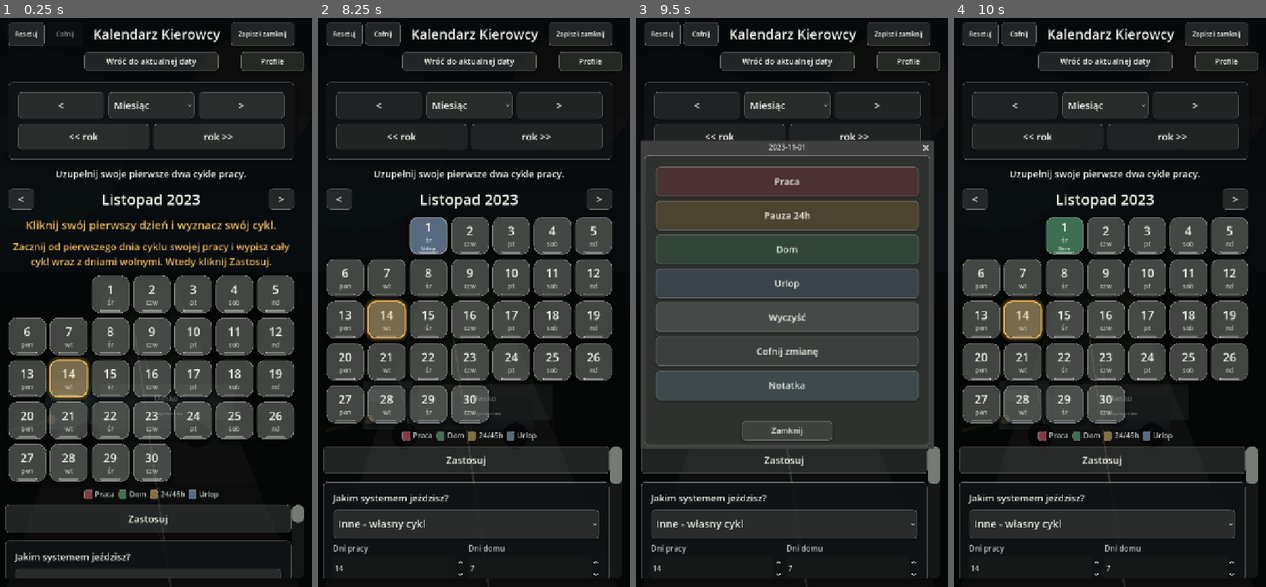
Above: before the commit, frames 1-4 (left to right).
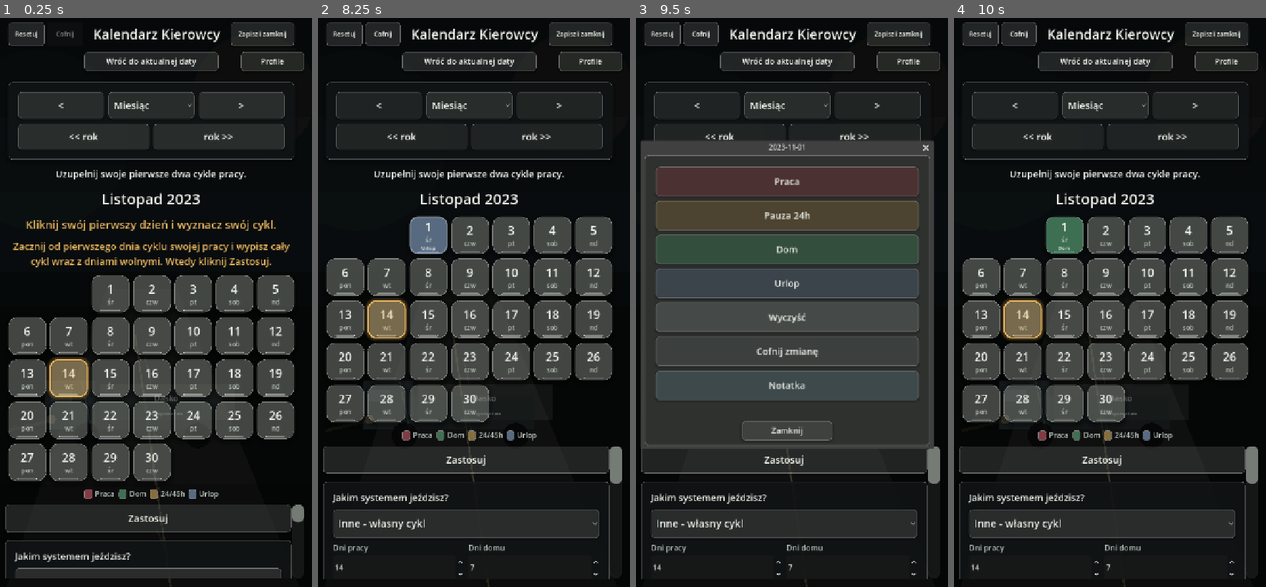
Above: after the commit, the same moments.

Repository: ElKlient/IDOL-Genesis
Game: Godot game, scene res://scenes/main.tscn
Two runs of this game, one before a commit and one after it. Both use one fixed random seed, a clock stepped at 60 frames per second and the inputs below.
Inputs (mouse positions are in pixels of both pictures, inside the frame that each line leads up to):
- Up to frame 1 (0.25 s): no input
- Up to frame 2 (8.25 s): click "Zapisz i zamknij" at 0.5 s; click "Cofnij" at 1.25 s; click "<" at 2 s; click "Miesiąc" at 2.75 s; click ">" at 3.5 s; click "<< rok" at 4.25 s; click "rok >>" at 5 s; click "<" at 5.75 s; click (427, 291) at 6.52 s; click ">" at 7.25 s; click (470, 291) at 8.02 s
- Up to frame 3 (9.5 s): click (745, 234) at 8.77 s
- Up to frame 4 (10 s): click (1106, 234) at 9.52 s

The runs differ from the first frame. In frame 1, 5.2% of the frame differs, in the area x 1-98%, y 29-98%; in frame 2, 4.8%; in frame 3, 1.3%; in frame 4, 4.8%.

Commit message:
Put touch shield over calendar grid

Diff:
--- a/scripts/main.gd
+++ b/scripts/main.gd
@@ -130,6 +130,7 @@
 var selected_note_key: String = ""
 var work_start_unix: int = 0
 var work_end_unix: int = 0
+var day_touch_targets: Array[Dictionary] = []
 var scroll_safe_buttons: Array[BaseButton] = []
 var navigation_buttons: Array[BaseButton] = []
 var weekly_rest_previous_pressed := true
@@ -153,6 +154,7 @@
 var touch_drag_total := Vector2.ZERO
 var touch_tracking_active := false
 var touch_drag_cancelled := false
+var touch_drag_block_generation := 0
 var last_drag_release_msec := -10000
 var navigation_action_unlock_msec := -10000
 var navigation_blocked_until_msec := -10000
@@ -160,6 +162,9 @@
 var confirmed_calendar_year: int = 0
 var confirmed_calendar_month: int = 0
 var calendar_page_guard_ready := false
+var shield_touch_start_position := Vector2.ZERO
+var shield_touch_tracking := false
+var shield_touch_dragged := false
 
 
 func _ready() -> void:
@@ -211,6 +216,7 @@
 
 func _process(_delta: float) -> void:
 	_lock_horizontal_scroll()
+	_sync_calendar_touch_shield()
 	_restore_unapproved_calendar_page()
 
 
@@ -718,7 +724,6 @@
 
 func _add_calendar_touch_shield() -> void:
 	calendar_touch_shield = Control.new()
-	calendar_touch_shield.set_anchors_preset(Control.PRESET_FULL_RECT)
 	calendar_touch_shield.mouse_filter = Control.MOUSE_FILTER_STOP
 	calendar_touch_shield.z_index = 38
 	calendar_touch_shield.visible = false
@@ -727,12 +732,127 @@
 
 
 func _handle_calendar_touch_shield_input(event: InputEvent) -> void:
-	_track_scroll_touch(event)
-	if _event_is_drag_motion(event):
+	var position := _calendar_touch_event_position(event)
+
+	if event is InputEventScreenTouch:
+		var touch := event as InputEventScreenTouch
+		if touch.pressed:
+			_begin_calendar_shield_touch(position)
+		else:
+			_finish_calendar_shield_touch(position)
+	elif event is InputEventMouseButton:
+		var mouse_button := event as InputEventMouseButton
+		if mouse_button.button_index == MOUSE_BUTTON_LEFT:
+			if mouse_button.pressed:
+				_begin_calendar_shield_touch(position)
+			else:
+				_finish_calendar_shield_touch(position)
+	elif _event_is_drag_motion(event):
+		_mark_calendar_shield_drag(position)
+
+	if shield_touch_dragged:
 		_block_touch_drag_actions()
 	_lock_horizontal_scroll_deferred()
 	accept_event()
 	get_viewport().set_input_as_handled()
+
+
+func _calendar_touch_event_position(event: InputEvent) -> Vector2:
+	var position := Vector2.ZERO
+	if event is InputEventScreenTouch:
+		position = (event as InputEventScreenTouch).position
+	elif event is InputEventScreenDrag:
+		position = (event as InputEventScreenDrag).position
+	elif event is InputEventMouseButton:
+		position = (event as InputEventMouseButton).position
+	elif event is InputEventMouseMotion:
+		position = (event as InputEventMouseMotion).position
+	elif event is InputEventPanGesture:
+		position = (event as InputEventPanGesture).position
+
+	if calendar_touch_shield == null:
+		return position
+
+	if calendar_touch_shield.get_global_rect().has_point(position):
+		return position
+
+	return calendar_touch_shield.get_global_transform_with_canvas() * position
+
+
+func _begin_calendar_shield_touch(position: Vector2) -> void:
+	shield_touch_start_position = position
+	shield_touch_tracking = true
+	shield_touch_dragged = false
+
+
+func _mark_calendar_shield_drag(position: Vector2) -> void:
+	if not shield_touch_tracking:
+		shield_touch_dragged = true
+		return
+
+	if shield_touch_start_position.distance_to(position) > TOUCH_DRAG_CANCEL_DISTANCE:
+		shield_touch_dragged = true
+
+
+func _finish_calendar_shield_touch(position: Vector2) -> void:
+	var was_dragged := shield_touch_dragged
+	if shield_touch_tracking and shield_touch_start_position.distance_to(position) > TOUCH_DRAG_CANCEL_DISTANCE:
+		was_dragged = true
+
+	shield_touch_tracking = false
+	shield_touch_dragged = false
+
+	if was_dragged or calendar_only_mode:
+		_block_touch_drag_actions()
+		return
+
+	var target := _calendar_day_at_position(position)
+	if target.is_empty():
+		return
+
+	_open_day_actions(int(target["year"]), int(target["month"]), int(target["day"]))
+
+
+func _sync_calendar_touch_shield() -> void:
+	if calendar_touch_shield == null:
+		return
+	if months_box == null or not is_instance_valid(months_box):
+		calendar_touch_shield.visible = false
+		return
+	if calendar_root == null or not is_instance_valid(calendar_root) or not calendar_root.visible:
+		calendar_touch_shield.visible = false
+		return
+
+	var rect := months_box.get_global_rect()
+	if rect.size.x <= 1.0 or rect.size.y <= 1.0:
+		calendar_touch_shield.visible = false
+		return
+
+	calendar_touch_shield.position = rect.position
+	calendar_touch_shield.size = rect.size
+	calendar_touch_shield.visible = true
+
+
+func _register_day_touch_target(button: Button, year: int, month: int, day: int) -> void:
+	day_touch_targets.append({
+		"button": button,
+		"year": year,
+		"month": month,
+		"day": day,
+	})
+
+
+func _calendar_day_at_position(position: Vector2) -> Dictionary:
+	for index in range(day_touch_targets.size() - 1, -1, -1):
+		var target := day_touch_targets[index]
+		var button = target.get("button", null)
+		if not (button is Button) or not is_instance_valid(button):
+			day_touch_targets.remove_at(index)
+			continue
+		if button.visible and button.get_global_rect().has_point(position):
+			return target
+
+	return {}
 
 
 func _build_profile_panel() -> PanelContainer:
@@ -1105,8 +1225,7 @@
 		summary_label.visible = not saved and not calendar_only_mode
 	if legend_bar != null:
 		legend_bar.visible = not saved and not calendar_only_mode
-	if calendar_touch_shield != null:
-		calendar_touch_shield.visible = calendar_only_mode
+	_sync_calendar_touch_shield()
 	if settings_toggle_button != null:
 		settings_toggle_button.visible = not saved and not calendar_only_mode
 	if settings_panel != null and (saved or calendar_only_mode):
@@ -1836,6 +1955,7 @@
 		return
 
 	_refresh_today_day_index()
+	day_touch_targets.clear()
 
 	for child in months_box.get_children():
 		child.queue_free()
@@ -1862,6 +1982,7 @@
 	if month_count == 12:
 		months_box.add_child(_make_year_overview_section(current_year))
 		_lock_horizontal_scroll_deferred()
+		call_deferred("_sync_calendar_touch_shield")
 		return
 
 	var year := current_year
@@ -1873,6 +1994,7 @@
 			month = 1
 			year += 1
 	_lock_horizontal_scroll_deferred()
+	call_deferred("_sync_calendar_touch_shield")
 
 
 func _make_month_section(year: int, month: int) -> VBoxContainer:
@@ -1881,12 +2003,9 @@
 	section.add_theme_constant_override("separation", 16)
 	_prepare_calendar_drag_blocker(section)
 
-	if year == current_year and month == current_month and not calendar_only_mode:
-		section.add_child(_make_month_title_row(year, month))
-	else:
-		var title := _make_label("%s %d" % [MONTH_NAMES[month - 1], year], 33 if _range_months() == 1 else 28, COLOR_TEXT)
-		title.horizontal_alignment = HORIZONTAL_ALIGNMENT_CENTER
-		section.add_child(title)
+	var title := _make_label("%s %d" % [MONTH_NAMES[month - 1], year], 33 if _range_months() == 1 else 28, COLOR_TEXT)
+	title.horizontal_alignment = HORIZONTAL_ALIGNMENT_CENTER
+	section.add_child(title)
 
 	if year == current_year and month == current_month and _should_show_first_cycle_hint():
 		var hint := _make_label("Kliknij swój pierwszy dzień i wyznacz swój cykl.", 25, COLOR_TODAY)
@@ -1919,28 +2038,6 @@
 		grid.add_child(_make_day_cell(year, month, day, day_index, state, day_index == today_day_index))
 
 	return section
-
-
-func _make_month_title_row(year: int, month: int) -> HBoxContainer:
-	var row := HBoxContainer.new()
-	row.size_flags_horizontal = Control.SIZE_EXPAND_FILL
-	row.add_theme_constant_override("separation", 8)
-	_prepare_calendar_drag_blocker(row)
-
-	var previous_button := _make_month_title_button("<")
-	_connect_navigation_tap(previous_button, Callable(self, "_on_previous_month"))
-	row.add_child(previous_button)
-
-	var title := _make_label("%s %d" % [MONTH_NAMES[month - 1], year], 33 if _range_months() == 1 else 28, COLOR_TEXT)
-	title.size_flags_horizontal = Control.SIZE_EXPAND_FILL
-	title.horizontal_alignment = HORIZONTAL_ALIGNMENT_CENTER
-	row.add_child(title)
-
-	var next_button := _make_month_title_button(">")
-	_connect_navigation_tap(next_button, Callable(self, "_on_next_month"))
-	row.add_child(next_button)
-
-	return row
 
 
 func _make_year_overview_section(year: int) -> VBoxContainer:
@@ -2036,6 +2133,7 @@
 	_fill_day_tile(button, day, day_index, state, notes.has(key), is_today)
 	_connect_tap(button, Callable(self, "_open_day_actions").bind(year, month, day))
 	_prepare_calendar_drag_blocker(button)
+	_register_day_touch_target(button, year, month, day)
 	return button
 
 
@@ -2669,15 +2767,6 @@
 	return button
 
 
-func _make_month_title_button(text: String) -> Button:
-	var button := Button.new()
-	button.text = text
-	_prepare_control(button, 22, 46)
-	button.custom_minimum_size.x = 58
-	button.size_flags_horizontal = Control.SIZE_SHRINK_CENTER
-	return button
-
-
 func _action_button(text: String, accent: Color = COLOR_TILE_EMPTY) -> Button:
 	var button := Button.new()
 	button.text = text
@@ -2797,6 +2886,7 @@
 			button.set_meta("nav_tap_dragged", false)
 			button.set_meta("nav_tap_scroll_start", _main_scroll_vertical())
 			button.set_meta("nav_tap_start_msec", int(Time.get_ticks_msec()))
+			button.set_meta("nav_tap_generation", touch_drag_block_generation)
 		else:
 			_activate_navigation_button_if_clean_tap(button, action, touch.position)
 	elif event is InputEventScreenDrag:
@@ -2811,6 +2901,7 @@
 			button.set_meta("nav_tap_dragged", false)
 			button.set_meta("nav_tap_scroll_start", _main_scroll_vertical())
 			button.set_meta("nav_tap_start_msec", int(Time.get_ticks_msec()))
+			button.set_meta("nav_tap_generation", touch_drag_block_generation)
 		else:
 			_activate_navigation_button_if_clean_tap(button, action, mouse_button.position)
 	elif event is InputEventMouseMotion:
@@ -2846,9 +2937,10 @@
 	var scroll_moved := absf(_main_scroll_vertical() - scroll_start) > 1.0
 	var start_msec := int(button.get_meta("nav_tap_start_msec", int(Time.get_ticks_msec())))
 	var tap_timed_out := int(Time.get_ticks_msec()) - start_msec > NAVIGATION_TAP_MAX_MS
+	var drag_generation_changed := int(button.get_meta("nav_tap_generation", touch_drag_block_generation)) != touch_drag_block_generation
 	_clear_navigation_button_tap(button)
 
-	if was_dragged or scroll_moved or tap_timed_out or start_position.distance_to(position) > TOUCH_DRAG_CANCEL_DISTANCE or _tap_is_blocked():
+	if was_dragged or scroll_moved or tap_timed_out or drag_generation_changed or start_position.distance_to(position) > TOUCH_DRAG_CANCEL_DISTANCE or _tap_is_blocked():
 		get_viewport().set_input_as_handled()
 		return
 
@@ -2963,10 +3055,11 @@
 
 
 func _point_inside_calendar_area(position: Vector2) -> bool:
-	if calendar_root == null or not is_instance_valid(calendar_root) or not calendar_root.visible:
+	var target: Control = months_box if months_box != null and is_instance_valid(months_box) else calendar_root
+	if target == null or not is_instance_valid(target) or not target.visible:
 		return false
 
-	return calendar_root.get_global_rect().has_point(position)
+	return target.get_global_rect().has_point(position)
 
 
 func _begin_touch_tracking(position: Vector2) -> void:
@@ -2992,6 +3085,7 @@
 
 
 func _block_touch_drag_actions() -> void:
+	touch_drag_block_generation += 1
 	touch_drag_cancelled = true
 	_block_navigation_after_scroll()
 	_release_scroll_buttons()
@@ -3026,6 +3120,8 @@
 		button.remove_meta("nav_tap_scroll_start")
 	if button.has_meta("nav_tap_start_msec"):
 		button.remove_meta("nav_tap_start_msec")
+	if button.has_meta("nav_tap_generation"):
+		button.remove_meta("nav_tap_generation")
 	if not button.toggle_mode:
 		button.set_pressed_no_signal(false)
 
